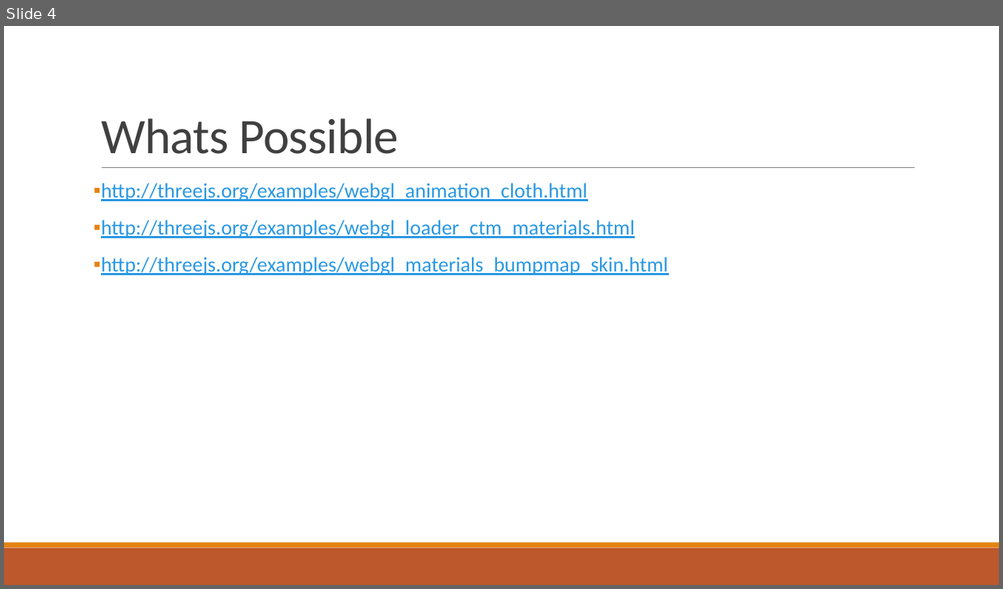
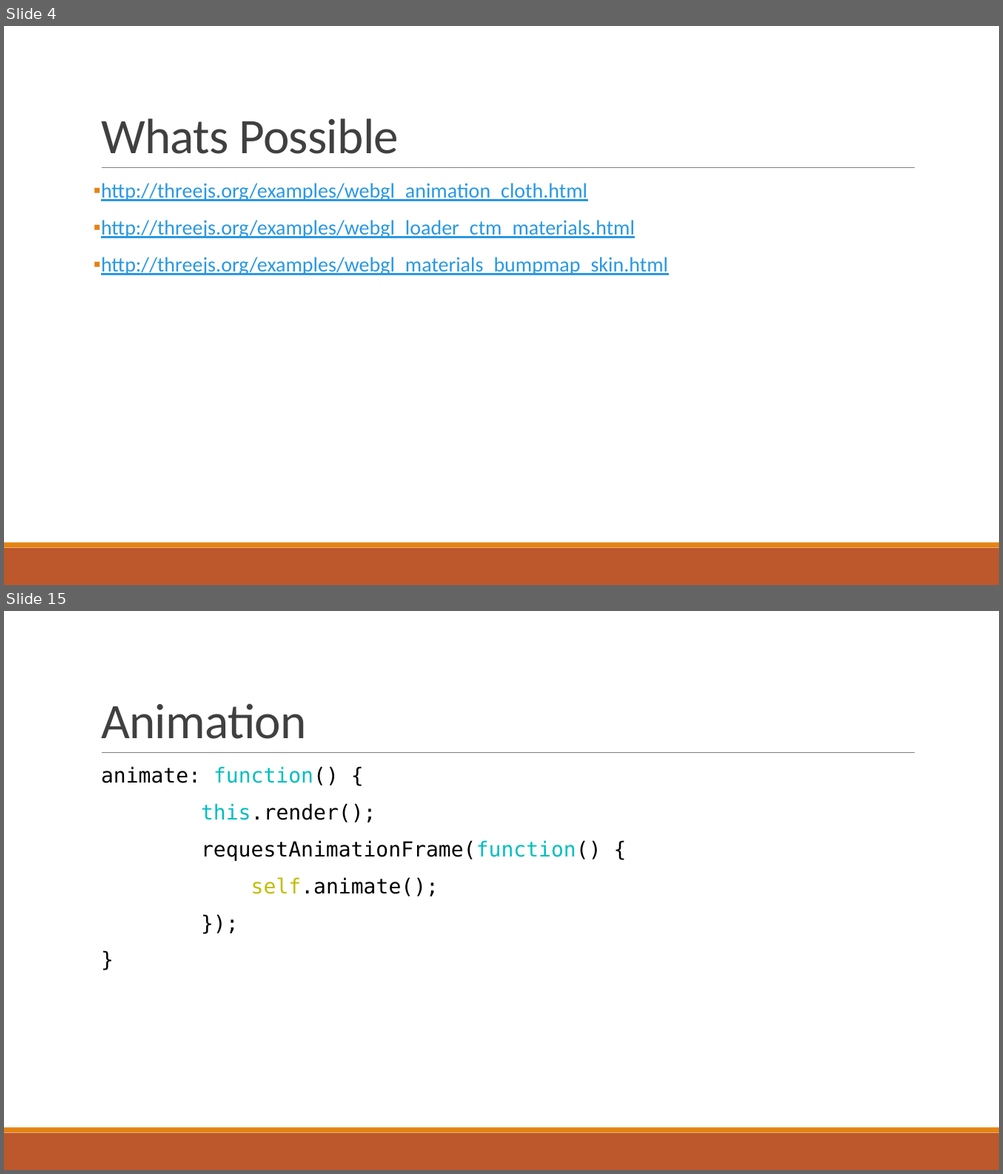
Before and after one commit to nburana/html5demo, a slide deck: notes/demo.pptx. Shown one above the other, each under a label of ours: slide 4 before the commit, slides 4 and 15 after it; the slides between them are not shown. The pictures are 1003x589 and 1003x1174 pixels, drawn with LibreOffice and Linux fonts; fonts in the diff are those of the drawing. Boxes give left, top, right and bottom in pixels: in the first picture for what was removed or moved away, otherwise in the second. Text is boxed around its words. In the diff, an @@ line names an element or a change of style, - is before the commit and + after.

```diff
--- a/notes/demo.pptx
+++ b/notes/demo.pptx
@@ slide 15 added at <box>4,611,999,1170</box>, background #FFFFFF; not listed: 3 template elements that a slide beside it also shows @@
@@ title added at <box>101,703,307,739</box>, 48 pt, text #404040 @@
+Animation
@@ text added at <box>101,766,601,897</box>, 20 pt, text #000000 @@
+  animate: function() {
+  this.render();
+  requestAnimationFrame(function() {
+  self.animate();
+  });
+  }
```
Also in this commit, not shown: 10 other slides added, 3 slides removed, 3 other files.
